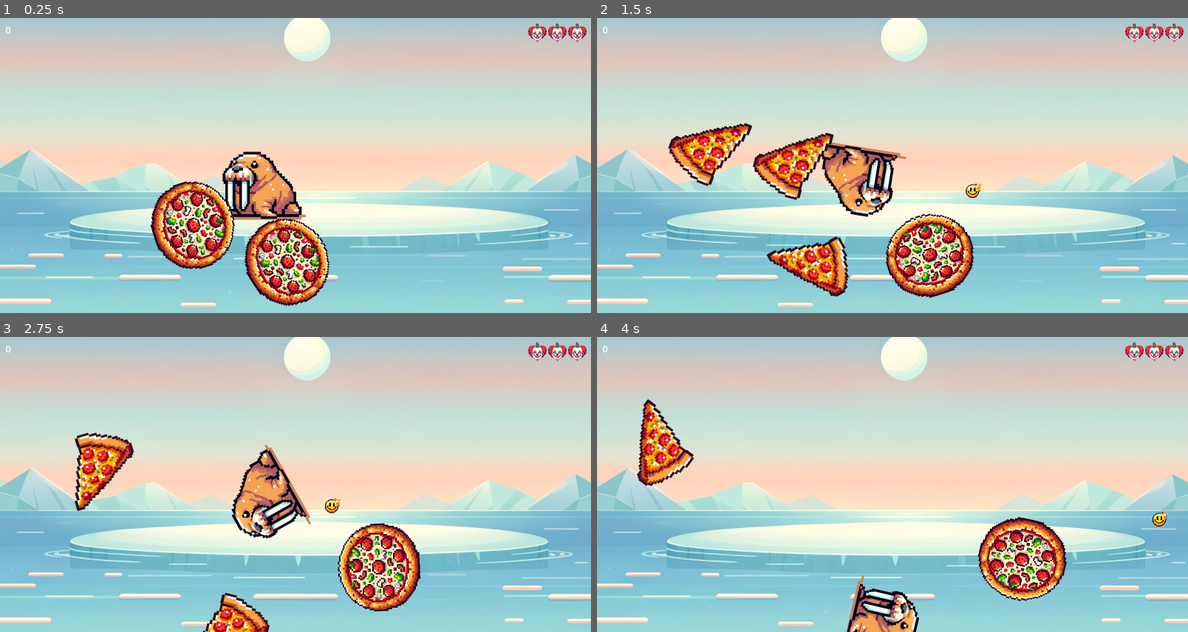
Above: before the commit, frames 1-4 (two rows, left to right).
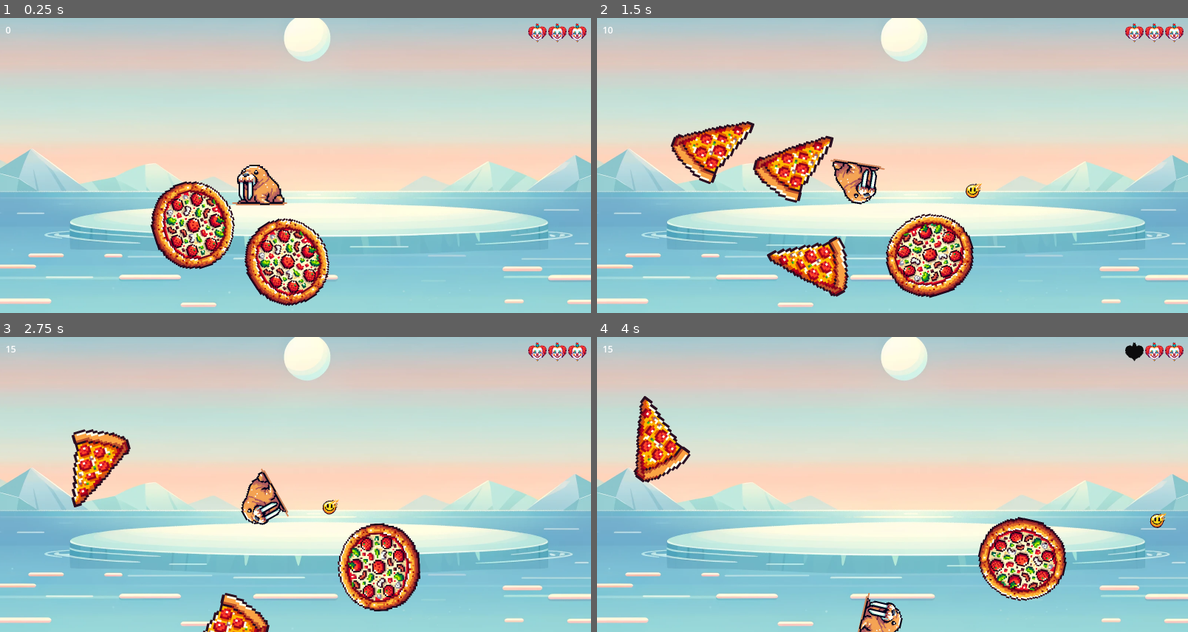
Above: after the commit, the same moments.

Repository: bytedev-code/the-sad-unicorn
Game: Godot game, scene res://game.tscn
Two runs of this game, one before a commit and one after it. Both use one fixed random seed, a clock stepped at 60 frames per second and the inputs below. Sound files missing from this copy of the repository are replaced by a short silence.
Inputs:
- Up to frame 1 (0.25 s): no input
- Up to frame 2 (1.5 s): hold D (player_rotate_right) 0.53-1.28 s; hold Space (player_shoot) 0.53-1.28 s; hold A (player_rotate_left) from 1.28 s (still down); tap Space (player_shoot) at 1.35 s
- Up to frame 3 (2.75 s): release A (player_rotate_left) at 2.03 s; hold D (player_rotate_right) from 2.03 s (still down); hold Space (player_shoot) from 2.03 s (still down)
- Up to frame 4 (4 s): release D (player_rotate_right) at 2.78 s; release Space (player_shoot) at 2.78 s; hold W (player_forward) 2.78-3.53 s; tap Space (player_shoot) at 2.85 s; hold A (player_rotate_left) from 3.53 s (still down); hold Space (player_shoot) from 3.53 s (still down)

The runs differ from the first frame. In frame 1, 2.1% of the frame differs, in the area x 37-52%, y 45-69%; in frame 2, 5.0%, in the area x 1-53%, y 3-68%; in frame 3, 4.0%; in frame 4, 3.3%.

Commit message:
fix missing signals for health and score

Diff:
--- a/game.tscn
+++ b/game.tscn
@@ -27,3 +27,6 @@
 [node name="CanvasLayer" type="CanvasLayer" parent="."]
 
 [node name="Hud" parent="CanvasLayer" instance=ExtResource("4_a746c")]
+
+[connection signal="on_score_changed" from="." to="CanvasLayer/Hud" method="setScore"]
+[connection signal="on_damage" from="player" to="CanvasLayer/Hud" method="setHealth"]
--- a/player.tscn
+++ b/player.tscn
@@ -1,21 +1,19 @@
-[gd_scene load_steps=4 format=3 uid="uid://yaolwrsv7rof"]
+[gd_scene load_steps=3 format=3 uid="uid://yaolwrsv7rof"]
 
 [ext_resource type="Script" path="res://player.gd" id="1_ulpd7"]
 [ext_resource type="Texture2D" uid="uid://o6kvwr0exbfa" path="res://assets/enemies/walrus.png" id="2_sy02h"]
-
-[sub_resource type="RectangleShape2D" id="RectangleShape2D_3f083"]
-size = Vector2(82, 92)
 
 [node name="player" type="CharacterBody2D"]
 motion_mode = 1
 script = ExtResource("1_ulpd7")
 
-[node name="CollisionShape2D" type="CollisionShape2D" parent="."]
-shape = SubResource("RectangleShape2D_3f083")
+[node name="CollisionPolygon2D" type="CollisionPolygon2D" parent="."]
+rotation = -0.00511768
+polygon = PackedVector2Array(-53.378, 73.7278, 52.9942, 1.27122, 52.1375, -26.7335, 19.2966, -57.902, -55.7127, -56.2859)
 
 [node name="Sprite2D" type="Sprite2D" parent="."]
 rotation = 1.5708
-scale = Vector2(0.25, 0.25)
+scale = Vector2(0.15, 0.15)
 texture = ExtResource("2_sy02h")
 
 [node name="InvincibleTimer" type="Timer" parent="."]
Not shown: 1 places in blueprints/enemies/pizza.tscn that only renumber resources
